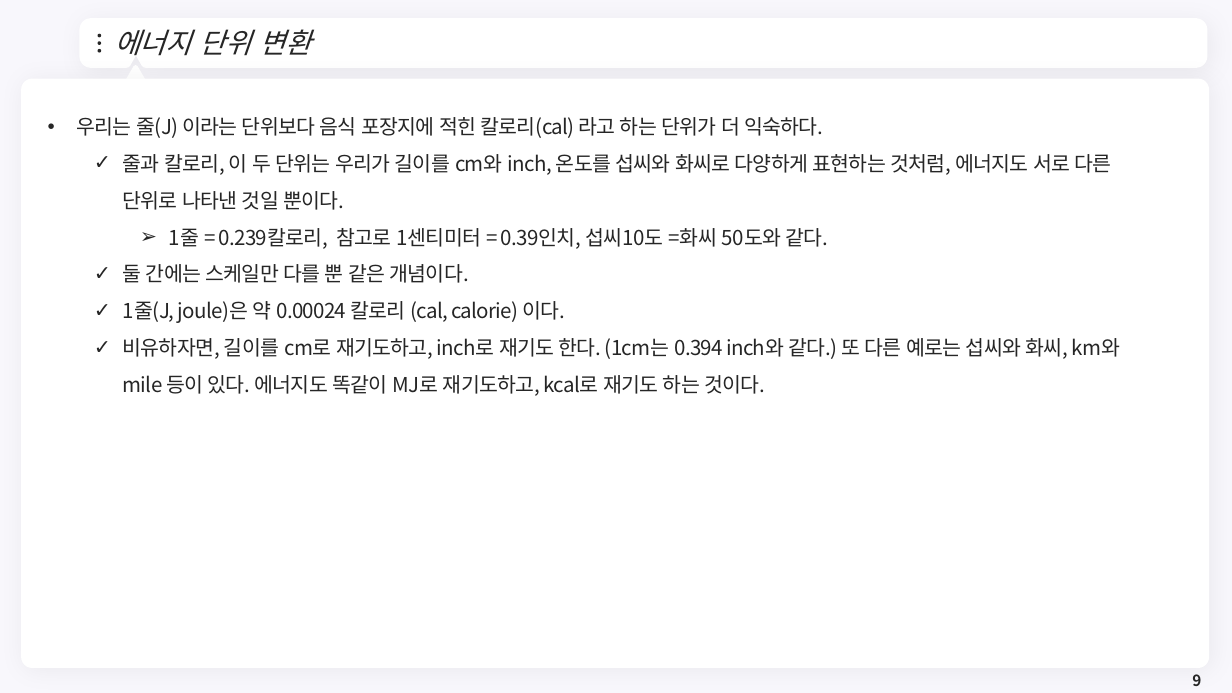
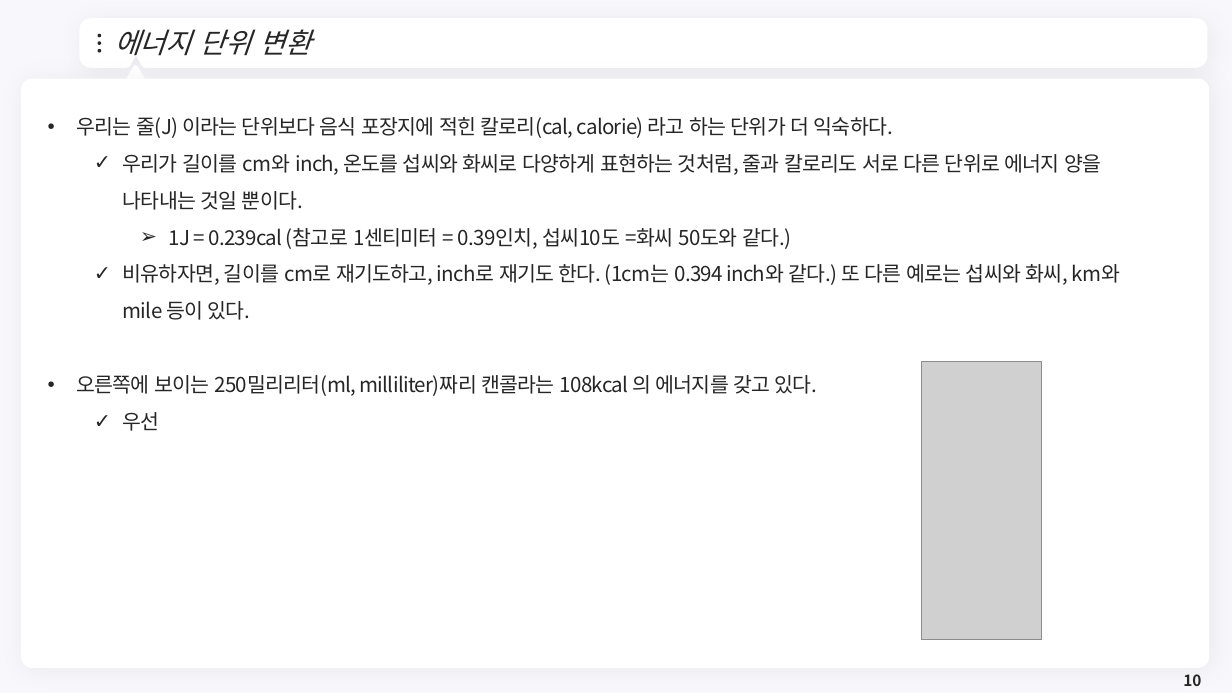
Before and after one commit to meandthey/Teaching, a slide deck: slide 10 of 에너지경제학/자원에너지경제학_Chapter_1.pptx (slide 9 before the commit). Drawn at 1232x693 pixels with LibreOffice and Linux fonts; fonts in the diff are those of the drawing; grey boxes stand for pictures; background and template pictures are left out. Boxes give left, top, right and bottom in pixels: in the first picture for what was removed or moved away, otherwise in the second. Text is boxed around its words. In the diff, an @@ line names an element or a change of style, - is before the commit and + after.

```diff
--- a/에너지경제학/자원에너지경제학_Chapter_1.pptx
+++ b/에너지경제학/자원에너지경제학_Chapter_1.pptx
@@ text at [76,117,1121,431]: text changed @@
-• 우리는 줄(J) 이라는 단위보다 음식 포장지에 적힌 칼로리(cal) 라고 하는 단위가 더 익숙하다.
-  ✓ 줄과 칼로리, 이 두 단위는 우리가 길이를 cm와 inch, 온도를 섭씨와 화씨로 다양하게 표현하는 것처럼, 에너지도 서로 다른 단위로 나타낸 것일 뿐이다.
-    ➢ 1줄 = 0.239칼로리, 참고로 1센티미터 = 0.39인치, 섭씨10도 =화씨 50도와 같다.
-  ✓ 둘 간에는 스케일만 다를 뿐 같은 개념이다.
-  ✓ 1줄(J, joule)은 약 0.00024 칼로리 (cal, calorie) 이다.
-  ✓ 비유하자면, 길이를 cm로 재기도하고, inch로 재기도 한다. (1cm는 0.394 inch와 같다.) 또 다른 예로는 섭씨와 화씨, km와 mile 등이 있다. 에너지도 똑같이 MJ로 재기도하고, kcal로 재기도 하는 것이다.
+• 우리는 줄(J) 이라는 단위보다 음식 포장지에 적힌 칼로리(cal, calorie) 라고 하는 단위가 더 익숙하다.
+  ✓ 우리가 길이를 cm와 inch, 온도를 섭씨와 화씨로 다양하게 표현하는 것처럼, 줄과 칼로리도 서로 다른 단위로 에너지 양을 나타내는 것일 뿐이다.
+    ➢ 1J = 0.239cal (참고로 1센티미터 = 0.39인치, 섭씨10도 =화씨 50도와 같다.)
+  ✓ 비유하자면, 길이를 cm로 재기도하고, inch로 재기도 한다. (1cm는 0.394 inch와 같다.) 또 다른 예로는 섭씨와 화씨, km와 mile 등이 있다.
+• 오른쪽에 보이는 250밀리리터(ml, milliliter)짜리 캔콜라는 108kcal 의 에너지를 갖고 있다.
+  ✓ 우선
@@ picture added at [921,361,1043,640] @@
@@ page number at [1183,674,1201,686]: text changed @@
-9
+10
```
Also in this commit, not shown: 3 other slides changed, 1 slide added.
